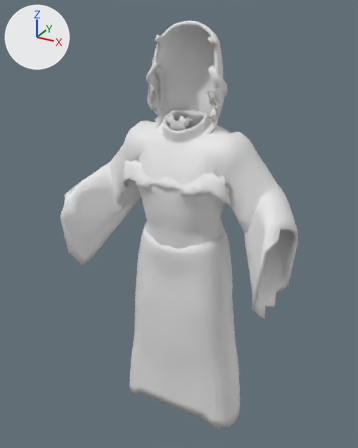
One commit to the FBX model unity/Assets/Art/Chars/Garments/seek_clergy.fbx: the scene before it, then after it.
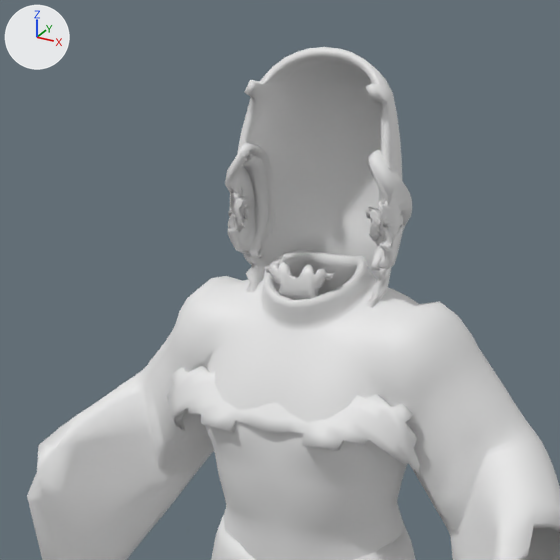
Each version appears first whole from a 50 mm camera at (0.96, -1.833, 1.996) aimed at (-0.021, -0.048, 1.103), and next in a close-up on the part from 13% to 82% of the width and 0% to 54% of the height. The axes (+X, +Y, +Z) are drawn at upper left. The lights are the same throughout. The first two pictures are the older version.

Before the edit, the objects in view are built like this:
```python
me_garment_seek_clergy = bpy.data.meshes.new('garment_seek_clergy')
me_garment_seek_clergy.from_pydata(...)  # 7170 vertices, 7166 faces; spans x -0.52..0.52, y -0.32..0.17, z 0.11..1.94
# faces by material slot: [6604, 562]
me_garment_seek_clergy.materials.append(mat_cloth)  # white #e7e7e7
me_garment_seek_clergy.materials.append(mat_accent)  # white #e7e7e7
ob_garment_seek_clergy = bpy.data.objects.new('garment_seek_clergy', me_garment_seek_clergy)
ob_garment_seek_clergy.location = (0.0, 0.0, 0.0)
```
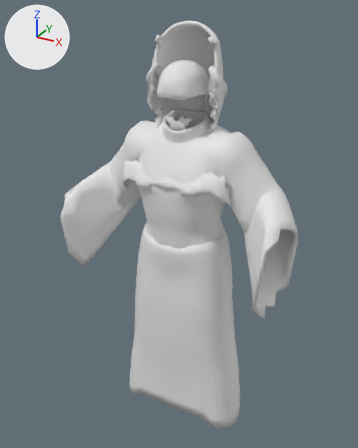
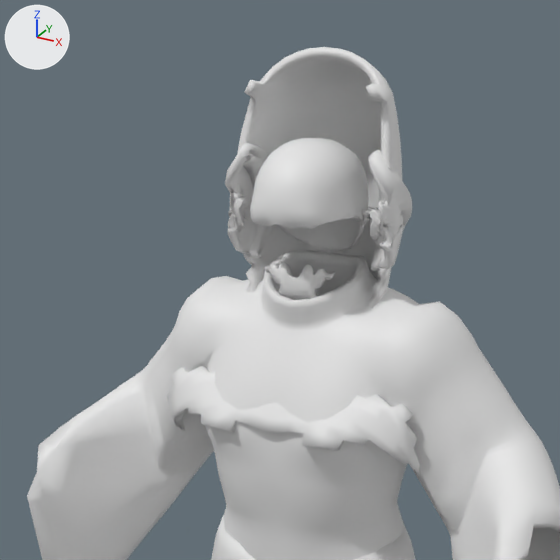
Changed parts and their boxes (x1, y1, x2, y2) in the close-ups (560 x 560 px):
part 1 of me_garment_seek_clergy, added
    after: (250, 138, 369, 252)
part 2 of me_garment_seek_clergy, added
    after: (353, 209, 370, 225)

Edits to the bpy script that builds the scene:
```text
Add mat_hair:
    mat_hair = principled_material('hair')
    mat_hair.base_color = (0.8, 0.8, 0.8)  # white #e7e7e7
Change me_garment_seek_clergy:
    used by ob_garment_seek_clergy; location = (0.0, 0.0, 0.0)
    remove me_garment_seek_clergy.from_pydata(...)  # 7170 vertices, 7166 faces; spans x -0.52..0.52, y -0.32..0.17, z 0.11..1.94
    add me_garment_seek_clergy.from_pydata(...)  # 9212 vertices, 9218 faces; spans x -0.52..0.52, y -0.32..0.17, z 0.11..1.94
    me_garment_seek_clergy part 1: a new loose piece of 1530 vertices spanning x -0.09..0.09, y -0.17..0.07, z 1.6..1.8, in mat_hair (white #e7e7e7)
    me_garment_seek_clergy part 2: a new loose piece of 34 vertices spanning x 0.07..0.11, y -0.05..-0.01, z 1.66..1.7, in mat_hair (white #e7e7e7)
    other edits to the shape of me_garment_seek_clergy do not show in these pictures
    add me_garment_seek_clergy.materials.append(mat_hair)  # white #e7e7e7
```
